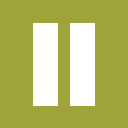
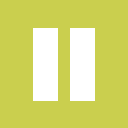
Two versions of the same layered image (128x128). Layer-by-layer changes:
painted on "Shape 2 copy" over [0, 0, 128, 128]
showed "Shape 1" over [0, 0, 128, 128]
showed "btn_exit" over [0, 0, 128, 128]
showed "Layer 0" over [0, 0, 128, 128]
